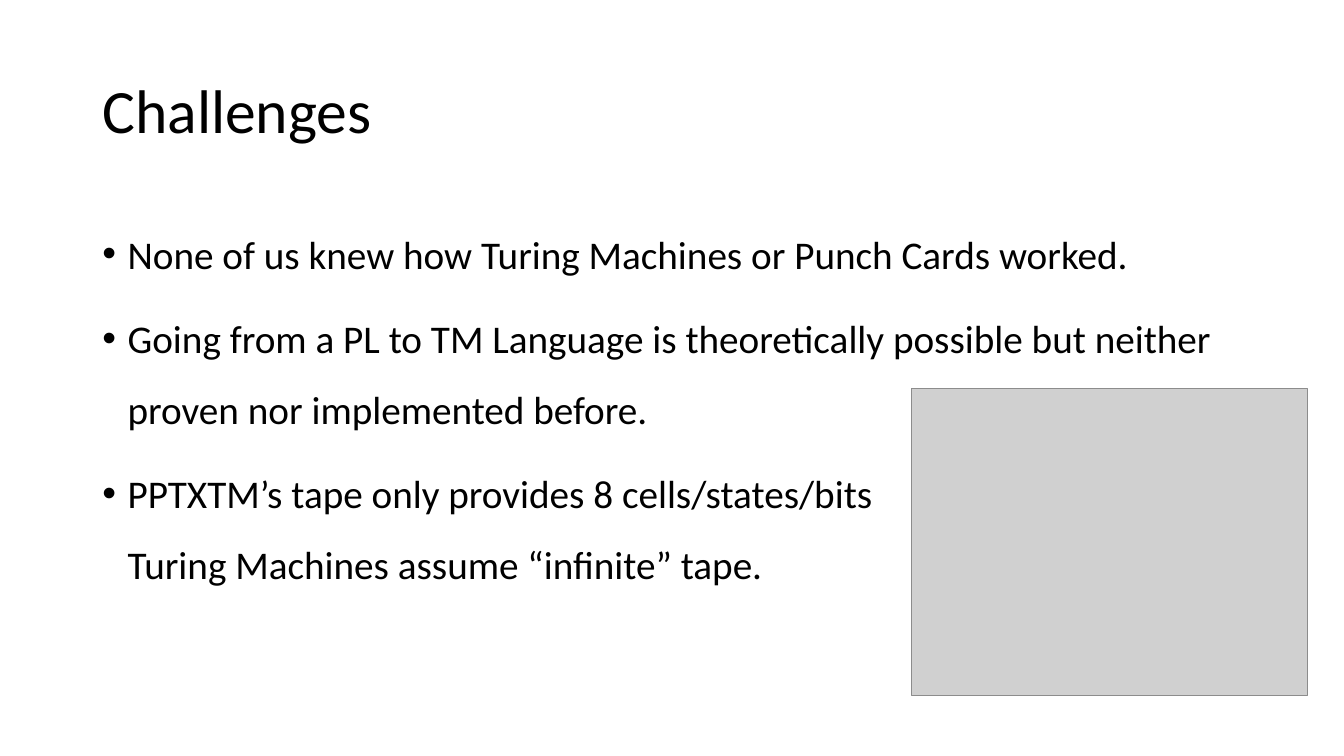
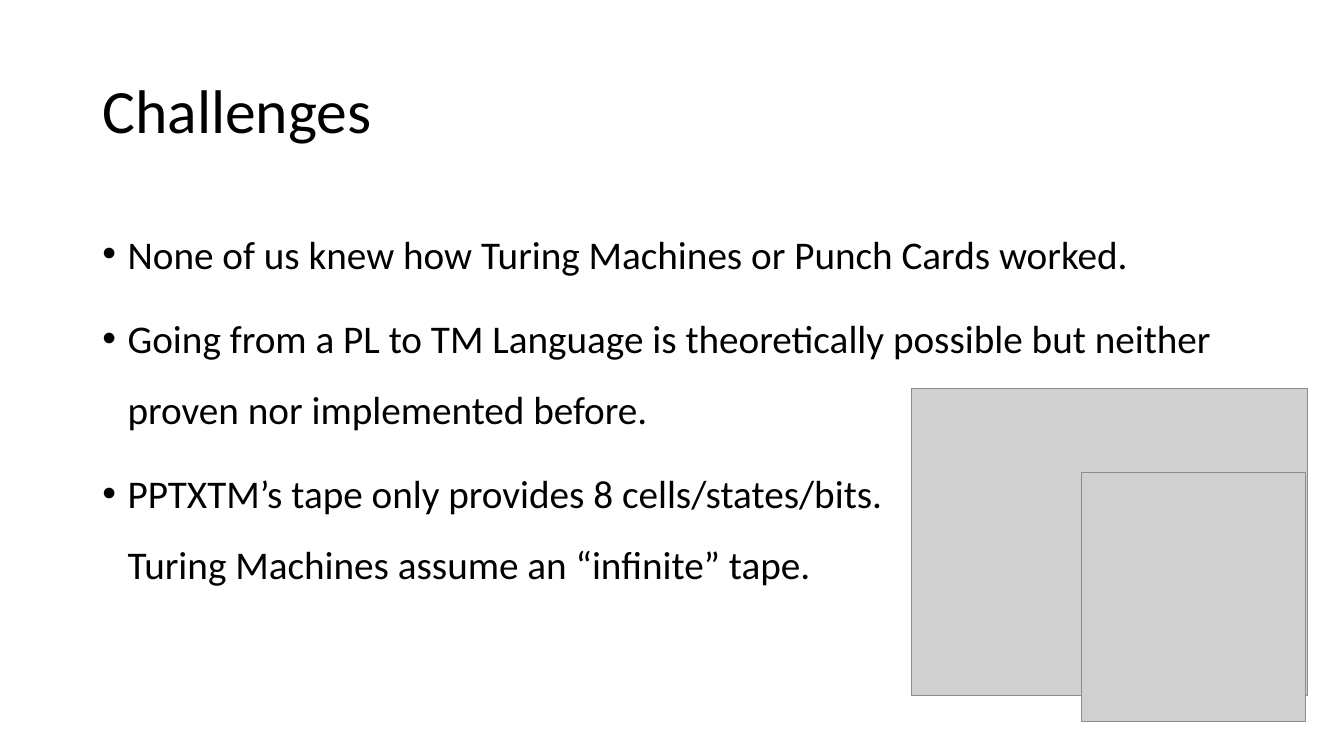
Before and after one commit to cdchoy/ppcc, a slide deck: slide 4 of presentation.pptx. Drawn at 1344x756 pixels with LibreOffice and Linux fonts; fonts in the diff are those of the drawing; grey boxes stand for pictures. Boxes give left, top, right and bottom in pixels: in the first picture for what was removed or moved away, otherwise in the second. Text is boxed around its words. In the diff, an @@ line names an element or a change of style, - is before the commit and + after.

```diff
--- a/presentation.pptx
+++ b/presentation.pptx
@@ picture added at (1082, 472, 1306, 721) @@
@@ text at (128, 480, 882, 586): text changed @@
-• PPTXTM’s tape only provides 8 cells/states/bits
-  Turing Machines assume “infinite” tape.
+• PPTXTM’s tape only provides 8 cells/states/bits.
+  Turing Machines assume an “infinite” tape.
```
Also in this commit, not shown: 3 other slides changed, 1 slide added, 2 slides removed.
